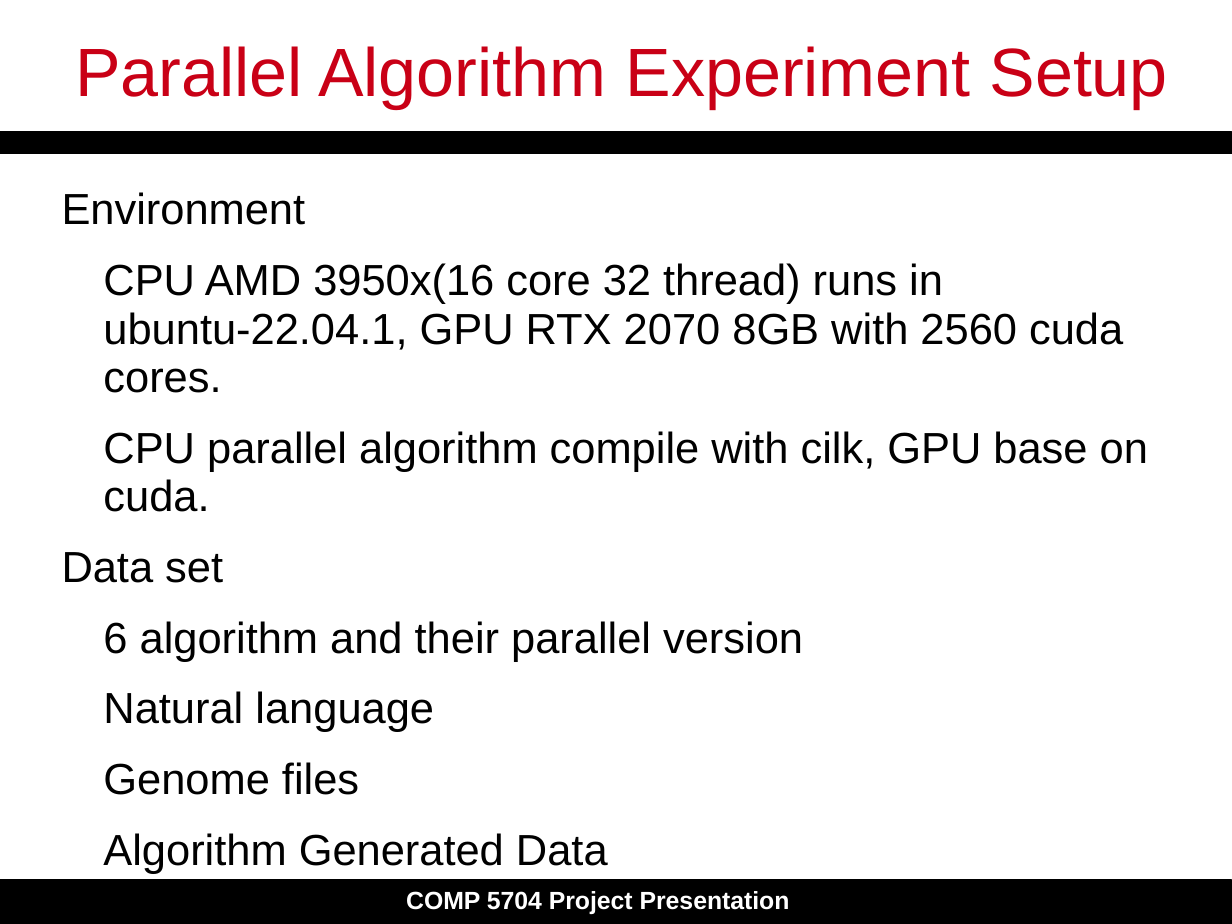
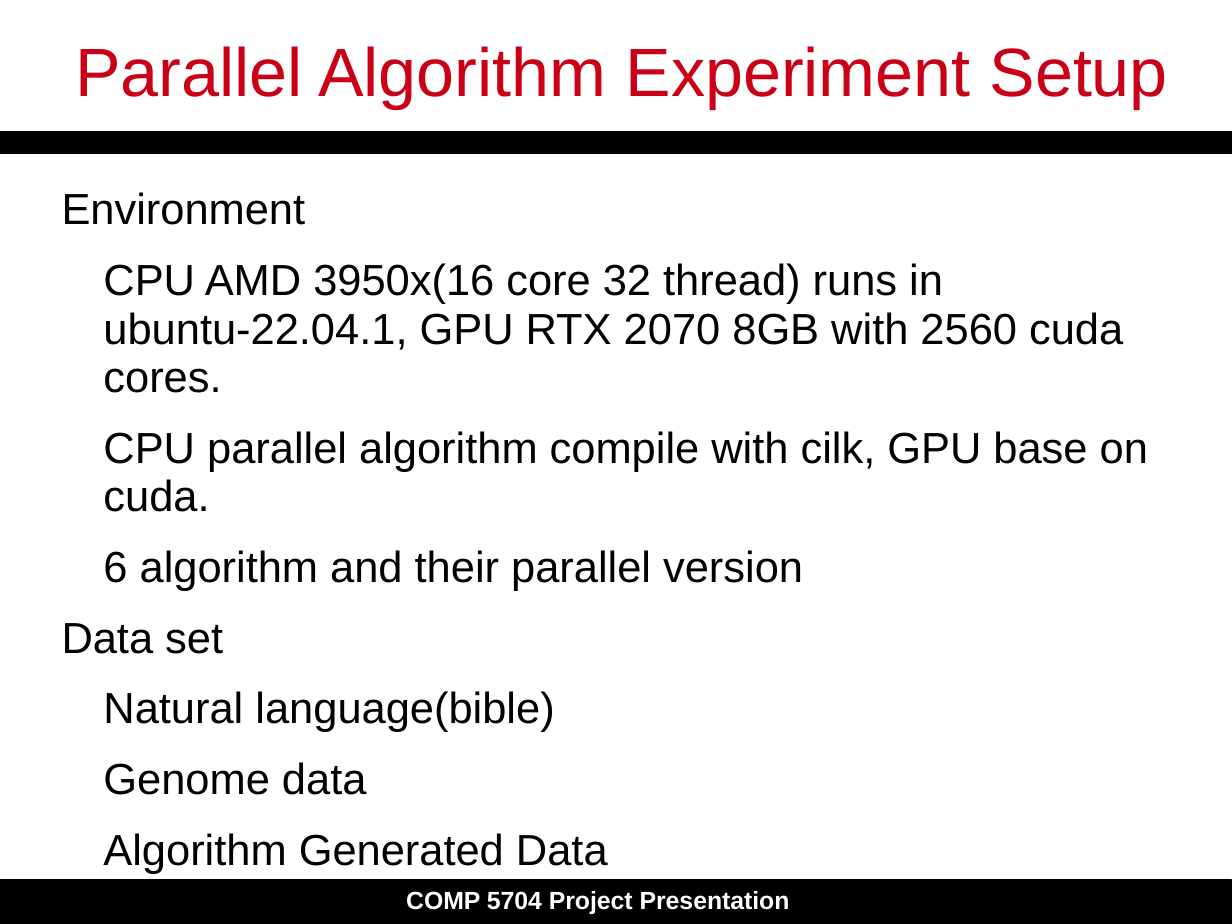
Before and after one commit to dengyull/COMP5704-project, a slide deck: slide 13 of Final_Presentation.pptx. Drawn at 1232x924 pixels with LibreOffice and Linux fonts; fonts in the diff are those of the drawing. Boxes give left, top, right and bottom in pixels: in the first picture for what was removed or moved away, otherwise in the second. Text is boxed around its words. In the diff, an @@ line names an element or a change of style, - is before the commit and + after.

```diff
--- a/Final_Presentation.pptx
+++ b/Final_Presentation.pptx
@@ text at (103, 550, 803, 591): paragraph added @@
+6 algorithm and their parallel version
@@ text at (103, 691, 554, 795): text changed @@
-6 algorithm and their parallel version
-Natural language
-Genome files
+Natural language(bible)
+Genome data
```
Also in this commit, not shown: 8 other slides changed.
